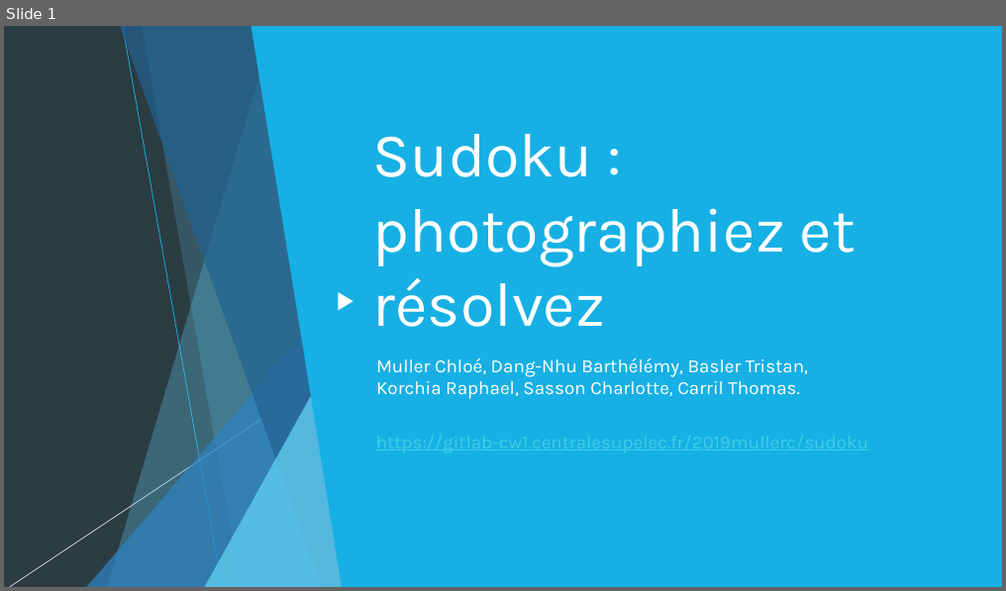
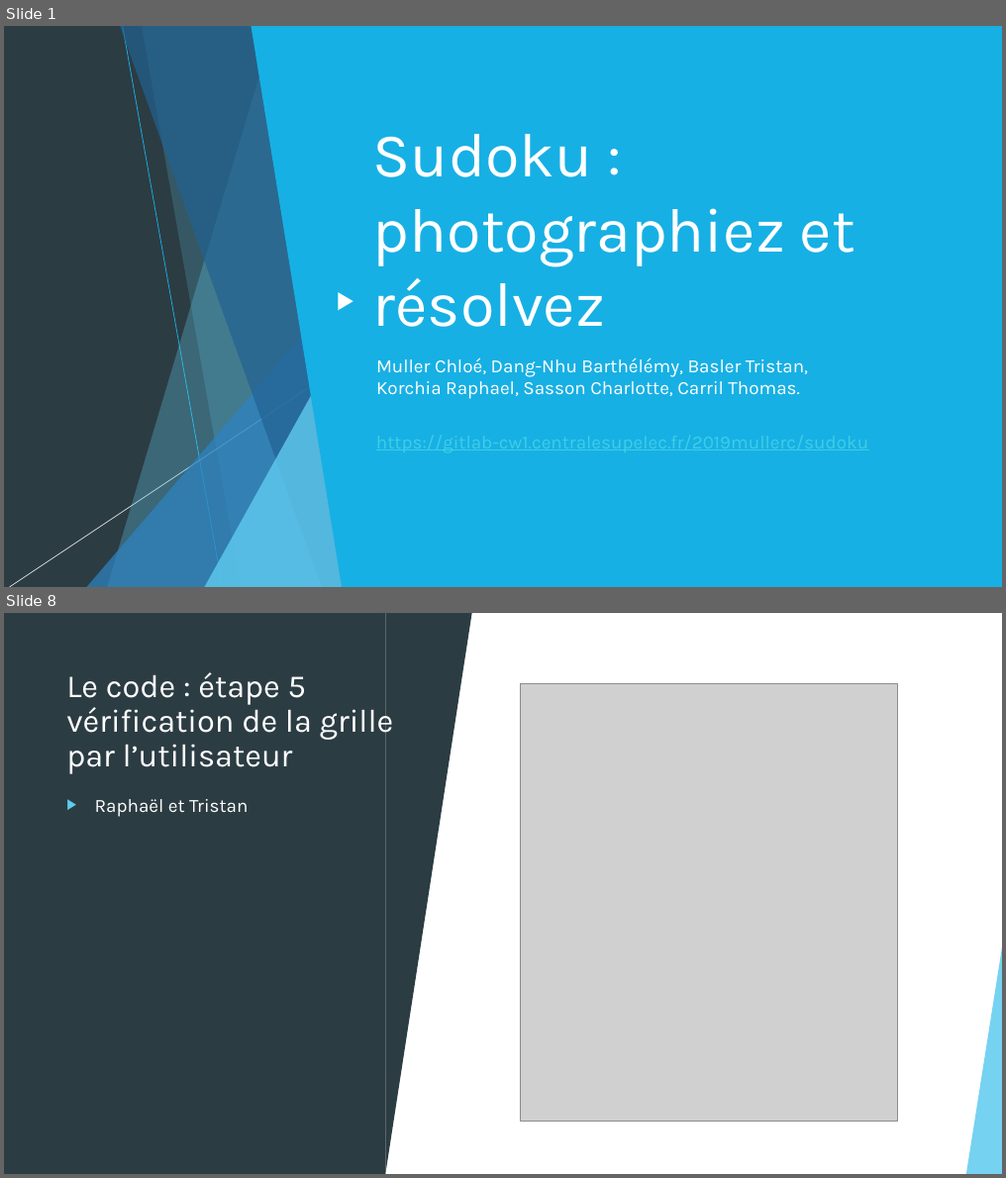
Before and after one commit to chloemuller/sudoku, a slide deck: slide_présentation.pptx. Shown one above the other, each under a label of ours: slide 1 before the commit, slides 1 and 8 after it; the slides between them are not shown. The pictures are 1006x591 and 1006x1178 pixels, drawn with LibreOffice and Linux fonts; fonts in the diff are those of the drawing; grey boxes stand for pictures. Boxes give left, top, right and bottom in pixels: in the first picture for what was removed or moved away, otherwise in the second. Text is boxed around its words. In the diff, an @@ line names an element or a change of style, - is before the commit and + after.

```diff
--- a/slide_présentation.pptx
+++ b/slide_présentation.pptx
@@ slide 8 added at (x1=4, y1=613, x2=1002, y2=1174), background #FFFFFF; not listed: 9 template elements that a slide beside it also shows @@
@@ rectangle added at (x1=4, y1=613, x2=1002, y2=1174), fill #FFFFFF @@
@@ rectangle added at (x1=4, y1=613, x2=386, y2=1174), fill #2C3C43 @@
@@ triangle added at (x1=386, y1=613, x2=472, y2=1174), fill #2C3C43 @@
@@ title added at (x1=66, y1=672, x2=394, y2=774), 31 pt, text #FFFFFF @@
+Le code : étape 5
+vérification de la grille par l’utilisateur
@@ picture added at (x1=521, y1=683, x2=897, y2=1122) @@
@@ text added at (x1=95, y1=799, x2=248, y2=817), 18 pt, text #FFFFFF @@
+▶ Raphaël et Tristan
@@ triangle added at (x1=4, y1=942, x2=41, y2=1174), fill #5FCBEF at 70% opacity @@
@@ triangle added at (x1=966, y1=942, x2=1002, y2=1174), fill #5FCBEF at 85% opacity @@
```
Also in this commit, not shown: 2 slides changed, 5 other slides added, 1 slide removed.
